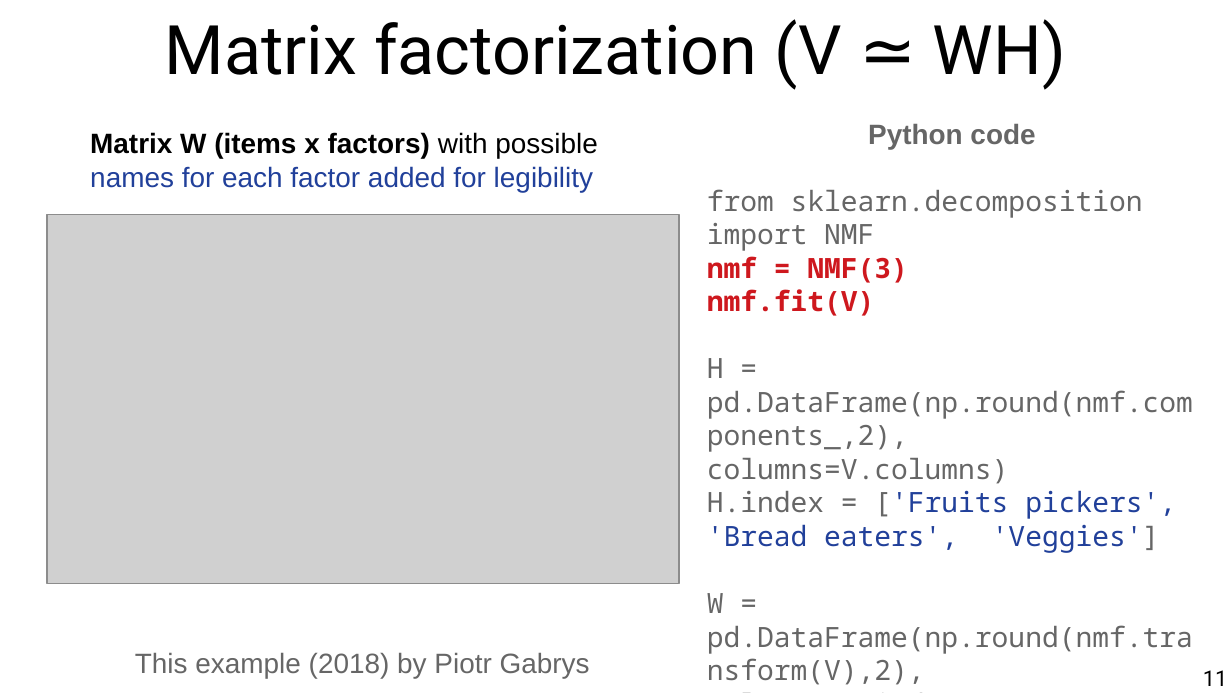
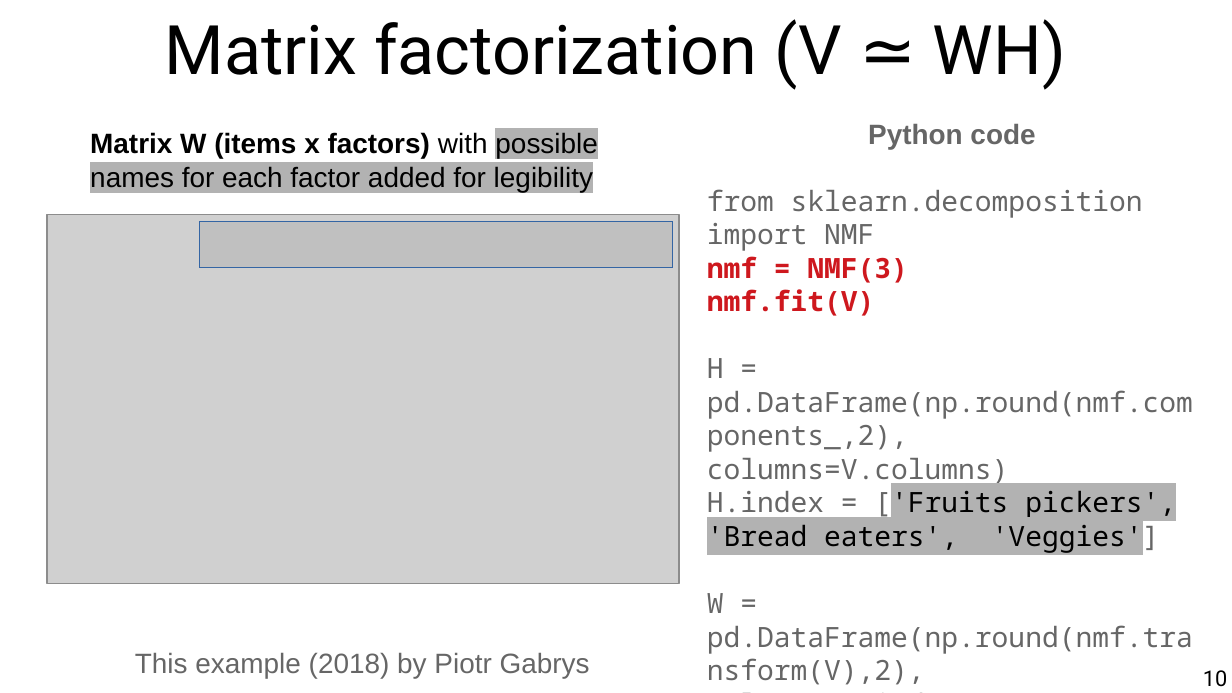
Before and after one commit to chatox/data-mining-course, a slide deck: slide 10 of theory/odp/tt18_latent_factors_recommenders.odp (slide 11 before the commit). Drawn at 1232x693 pixels with LibreOffice and Linux fonts; fonts in the diff are those of the drawing; grey boxes stand for pictures. Boxes give left, top, right and bottom in pixels: in the first picture for what was removed or moved away, otherwise in the second. Text is boxed around its words. In the diff, an @@ line names an element or a change of style, - is before the commit and + after.

Commit message:
updates to latent factors

```diff
--- a/theory/odp/tt18_latent_factors_recommenders.odp
+++ b/theory/odp/tt18_latent_factors_recommenders.odp
@@ text "Matrix W (items x factors) ..." at [90,132,597,192]: text colour #21409A to #000000 in "names for each factor added for legibility"; highlight none to #B2B2B2 in "possible names for each factor added for ..." @@
@@ rectangle added at [200,221,674,267], fill #B2B2B2 at 50% opacity, outline #3465A4 0 pt @@
@@ text at [707,486,1176,554]: text colour #21409A to #000000, highlight none to #B2B2B2 in "['Fruits pickers', 'Bread eaters', 'Veggies']" @@
@@ page number at [1203,670,1227,687]: text changed @@
-11
+10
```
Also in this commit, not shown: 4 other slides changed, 1 slide removed, 1 other file.
